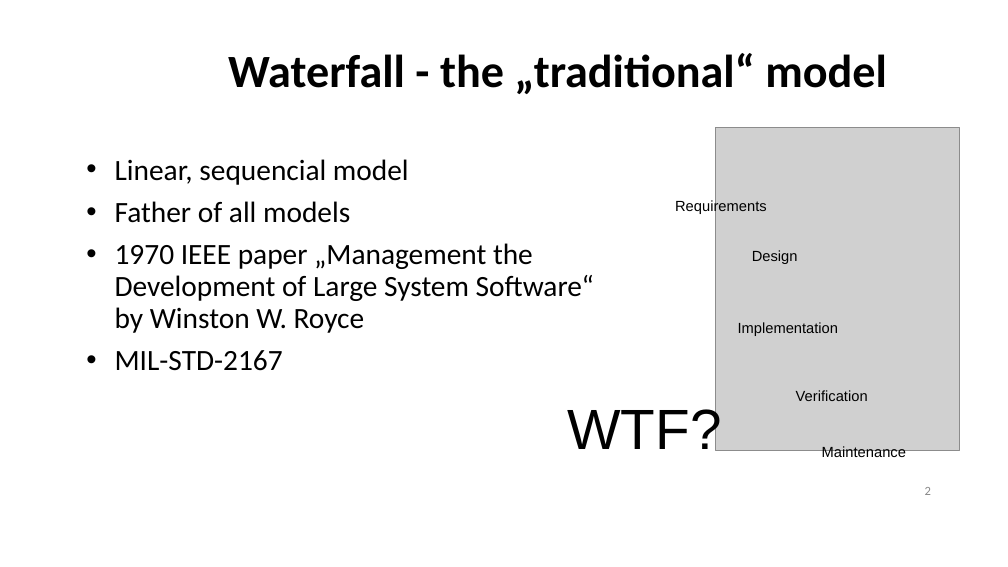
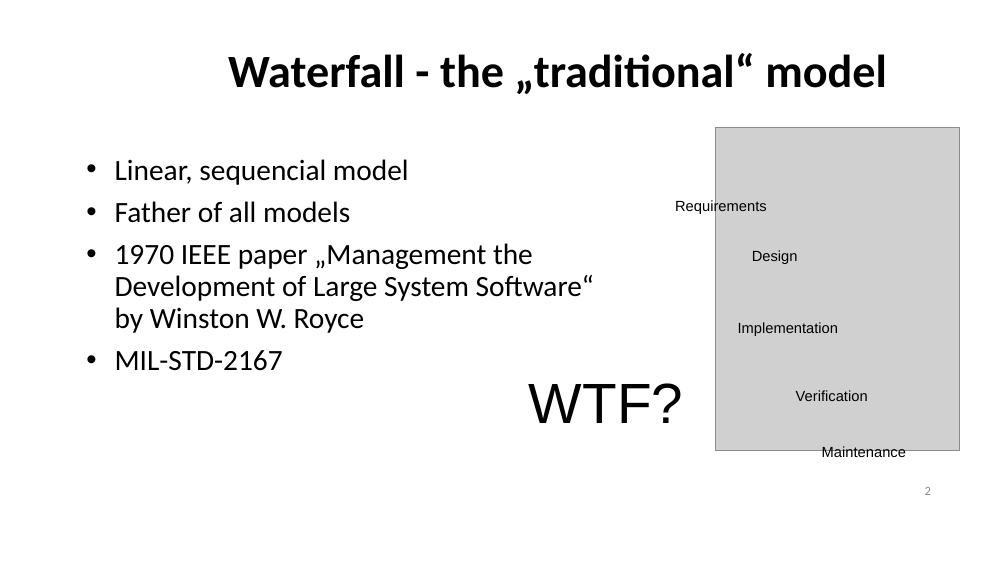
Before and after one commit to blaztoma/software-systems, a slide deck: slide 2 of Modules/Software engineering (P175B015)/Video/Waterfall.pptx. Drawn at 1008x567 pixels with LibreOffice and Linux fonts; fonts in the diff are those of the drawing; grey boxes stand for pictures; background and template pictures are left out. Boxes give left, top, right and bottom in pixels: in the first picture for what was removed or moved away, otherwise in the second. Text is boxed around its words. In the diff, an @@ line names an element or a change of style, - is before the commit and + after.

```diff
--- a/Modules/Software engineering (P175B015)/Video/Waterfall.pptx
+++ b/Modules/Software engineering (P175B015)/Video/Waterfall.pptx
@@ text "WTF?" rewrapped from bbox=[567, 404, 721, 451] to bbox=[529, 383, 683, 423] @@
```
Also in this commit, not shown: 2 other slides changed.
